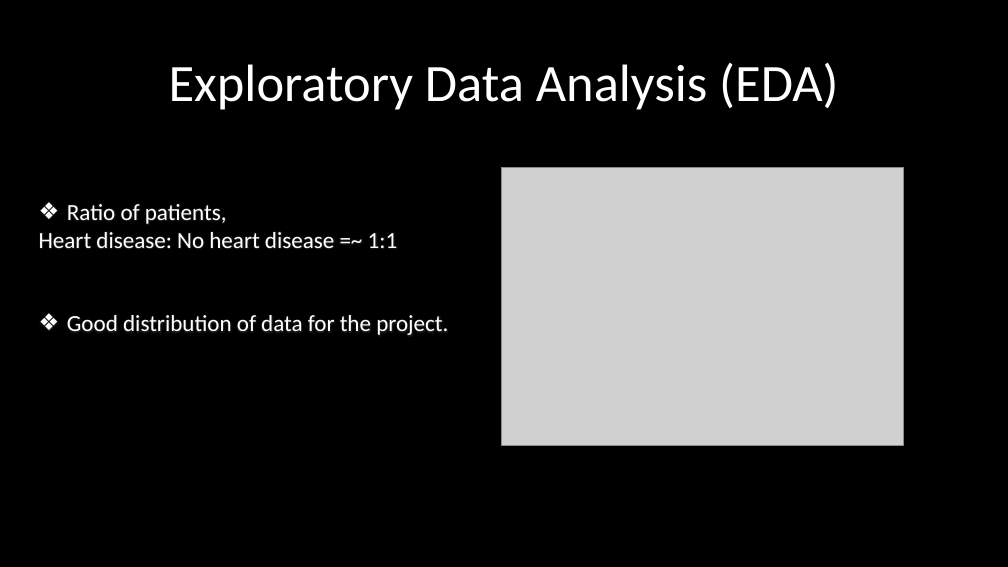
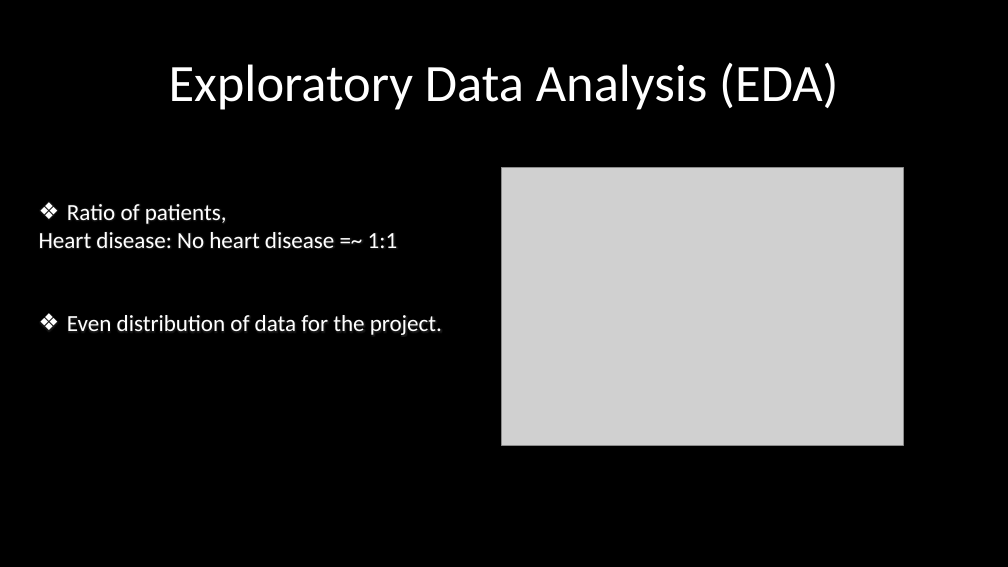
Before and after one commit to nawanacoyle/Heart-disease-project, a slide deck: slide 7 of Heart-Disease-Project.pptx. Drawn at 1008x567 pixels with LibreOffice and Linux fonts; fonts in the diff are those of the drawing; grey boxes stand for pictures; background and template pictures are left out. Boxes give left, top, right and bottom in pixels: in the first picture for what was removed or moved away, otherwise in the second. Text is boxed around its words. In the diff, an @@ line names an element or a change of style, - is before the commit and + after.

```diff
--- a/Heart-Disease-Project.pptx
+++ b/Heart-Disease-Project.pptx
@@ text at [67, 315, 442, 335]: text changed @@
-❖ Good distribution of data for the project.
+❖ Even distribution of data for the project.
```
Also in this commit, not shown: 4 other slides changed, 1 slide added, 2 other files.
